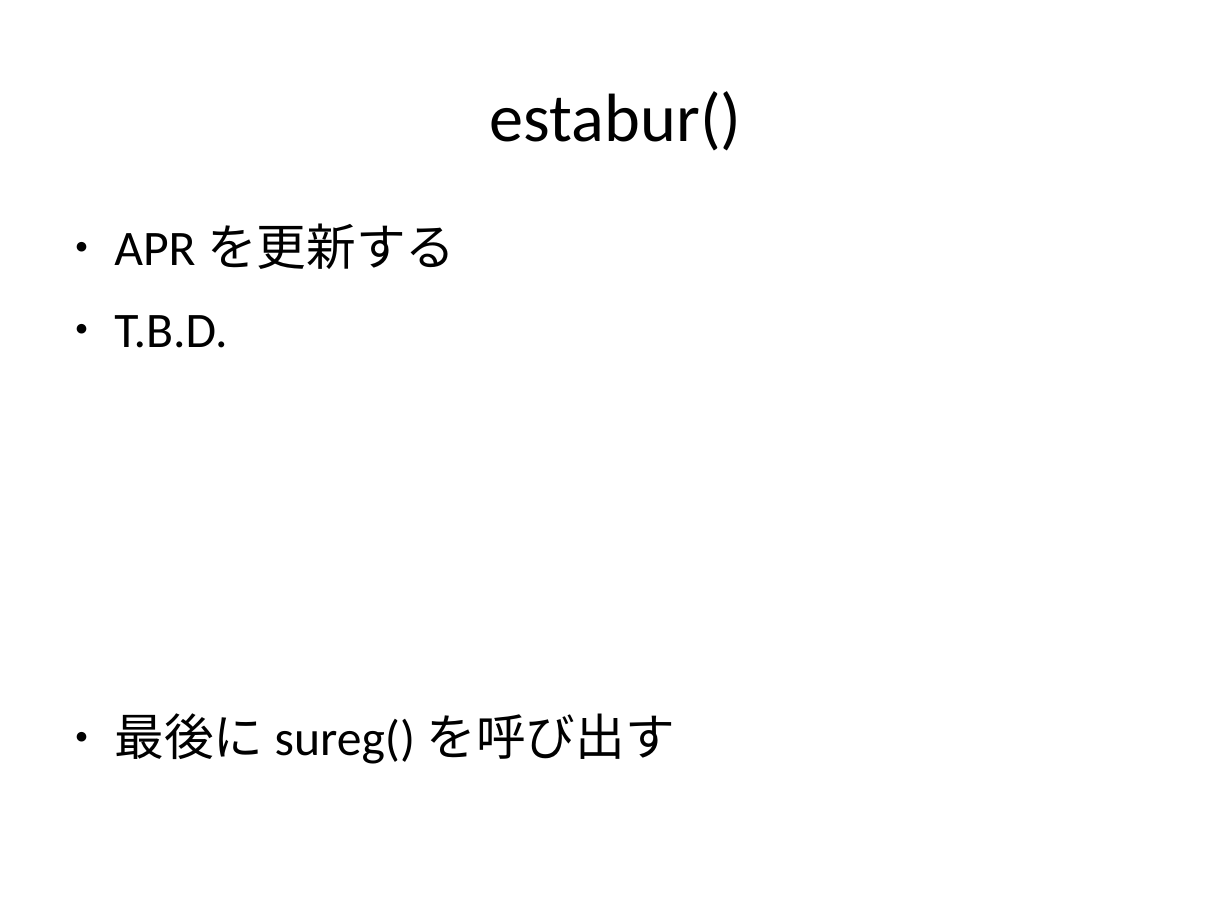
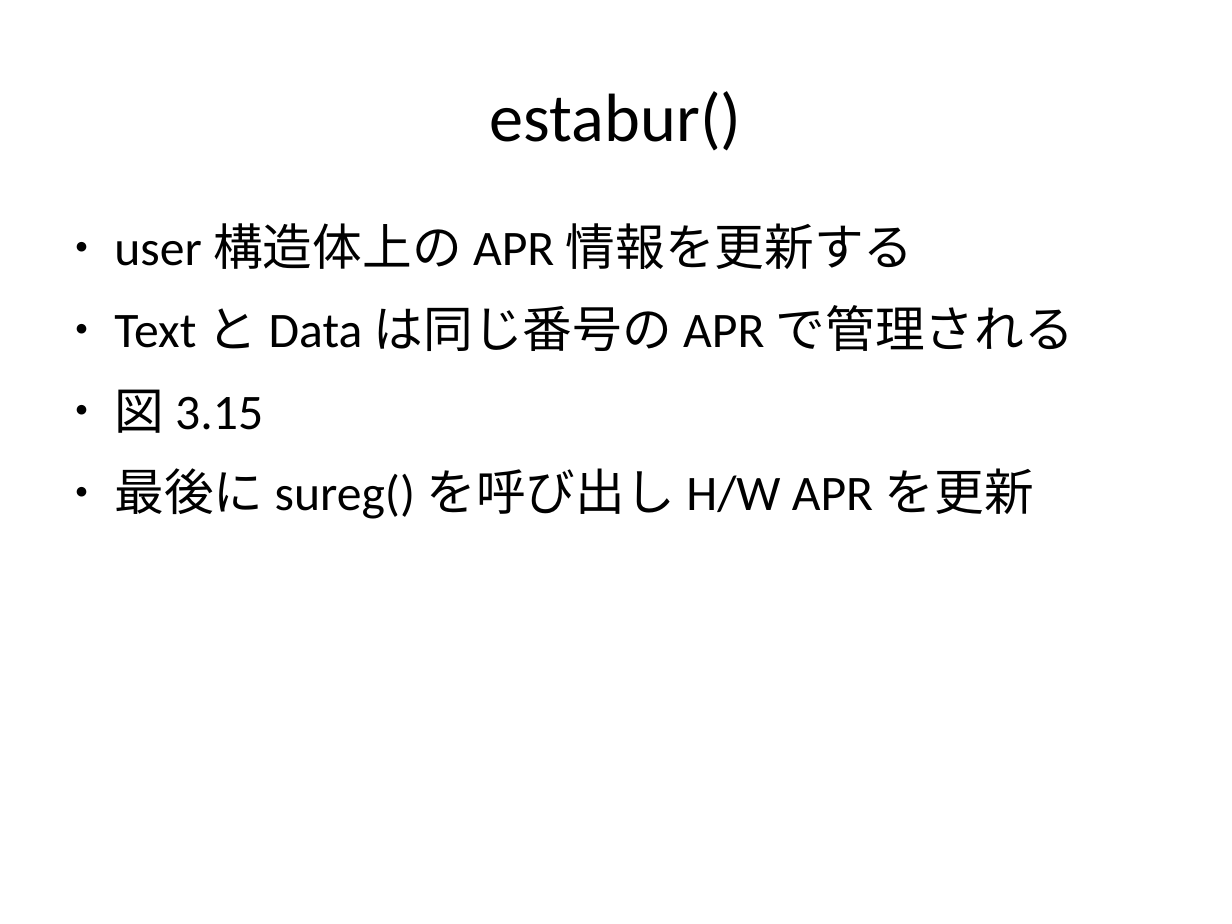
Before and after one commit to andromedroid/ame, a slide deck: slide 26 of doc/unix_v6/process_matome.odp. Drawn at 1232x924 pixels with LibreOffice and Linux fonts; fonts in the diff are those of the drawing. Boxes give left, top, right and bottom in pixels: in the first picture for what was removed or moved away, otherwise in the second. Text is boxed around its words. In the diff, an @@ line names an element or a change of style, - is before the commit and + after.

```diff
--- a/doc/unix_v6/process_matome.odp
+++ b/doc/unix_v6/process_matome.odp
@@ text at box(114, 223, 1074, 519): text changed @@
-● APR を更新する
-● T.B.D.
-● 最後に sureg() を呼び出す
+● user 構造体上の APR 情報を更新する
+● Text と Data は同じ番号の APR で管理される
+● 図 3.15
+● 最後に sureg() を呼び出し H/W APR を更新
```
Also in this commit, not shown: 2 other slides changed, 7 slides added, 2 slides removed.
